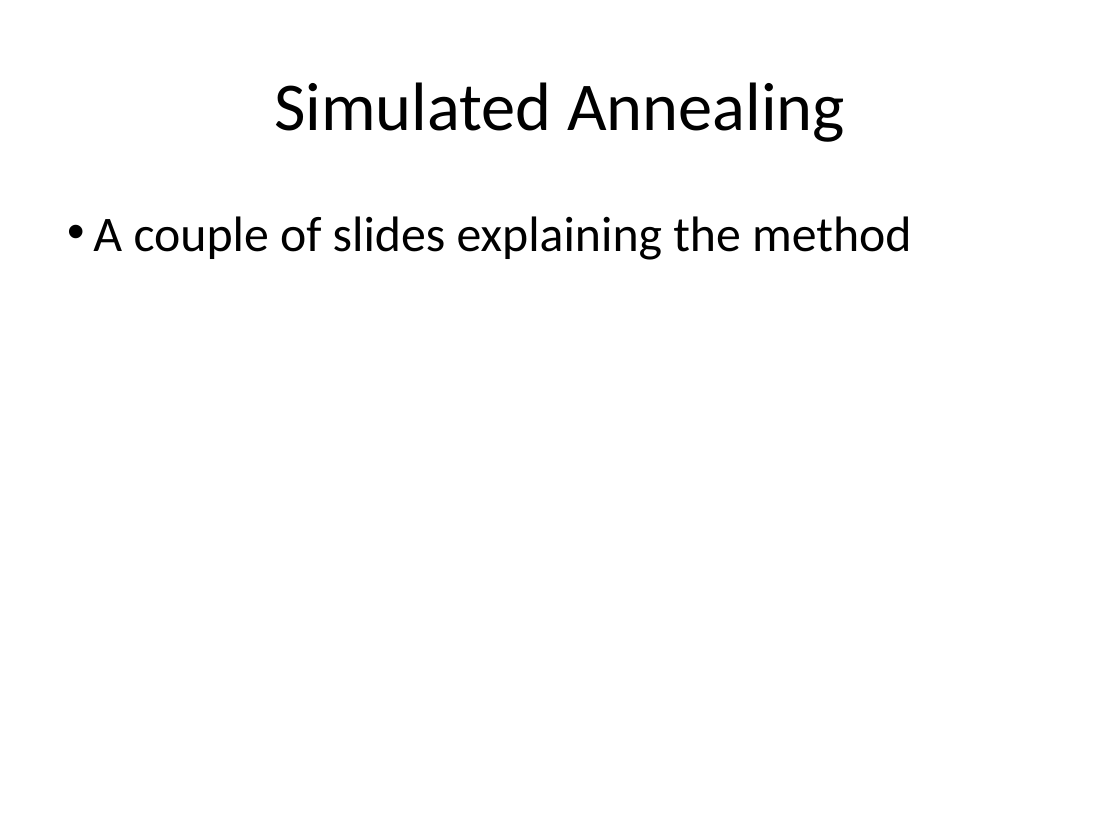
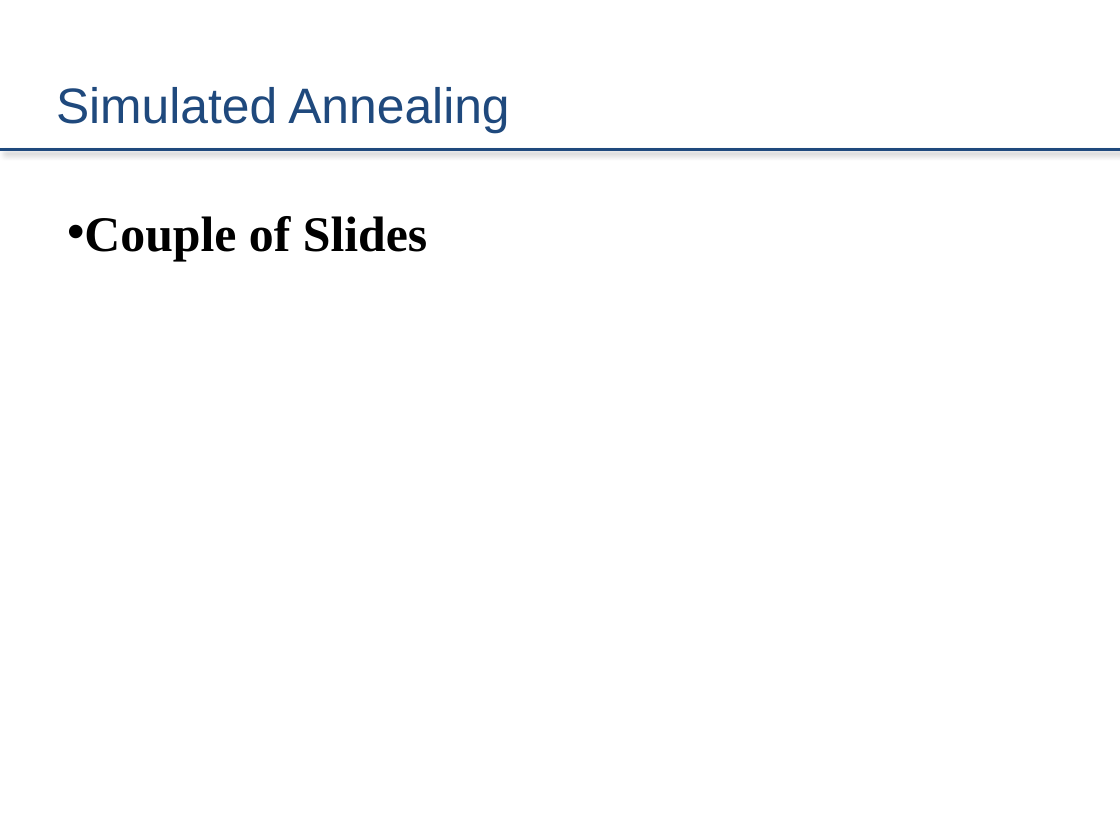
Before and after one commit to zestrada/atomicscalesimulationgroup2, a slide deck: slide 8 of Presentation/FinalPresentation.pptx. Drawn at 1120x840 pixels with LibreOffice and Linux fonts; fonts in the diff are those of the drawing. Boxes give left, top, right and bottom in pixels: in the first picture for what was removed or moved away, otherwise in the second. Text is boxed around its words. In the diff, an @@ line names an element or a change of style, - is before the commit and + after.

```diff
--- a/Presentation/FinalPresentation.pptx
+++ b/Presentation/FinalPresentation.pptx
@@ title "Simulated Annealing" at box(56, 87, 509, 133): size 44 to 32 pt, font Calibri to Arial, text colour #000000 to #1F497D; alignment centre to left @@
@@ line added from (0, 149) to (1120, 149), #1F497D 2.25 pt @@
@@ text at box(84, 216, 427, 261): text changed; font Calibri to Times New Roman; bold on @@
-• A couple of slides explaining the method
+• Couple of Slides
```
Also in this commit, not shown: 6 other slides changed, 4 slides added, 5 slides removed.
